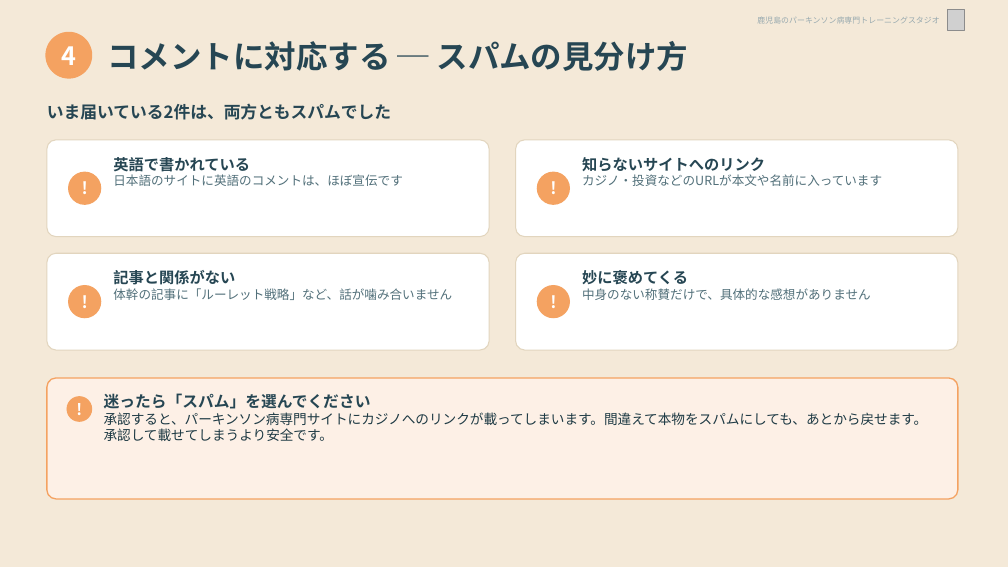
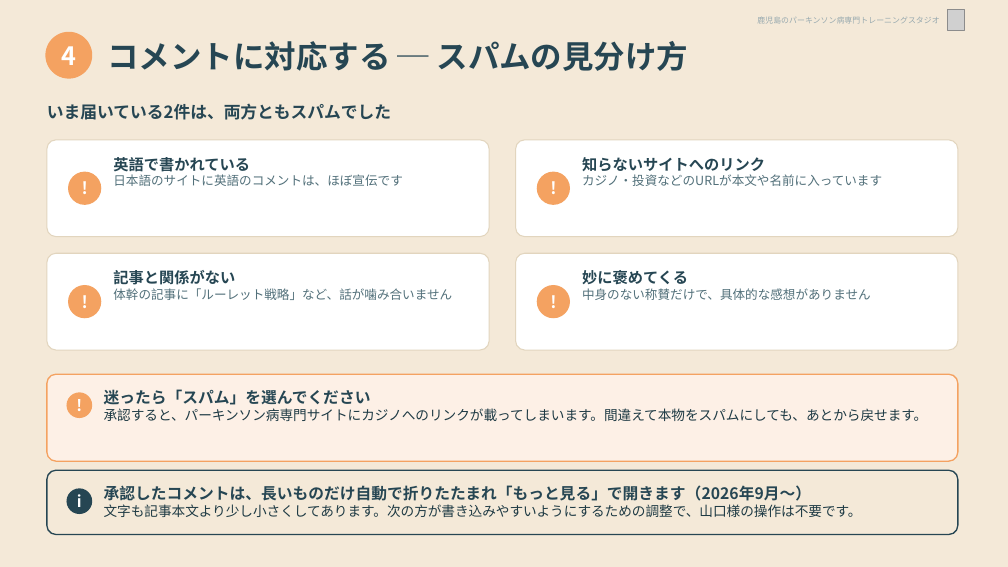
Before and after one commit to Kkenjis/dev-aspath-life, a slide deck: slide 12 of _wp移行素材/★引継ぎ資料/★ASPATH_サイト運用マニュアル_基本編.pptx. Drawn at 1008x567 pixels with LibreOffice and Linux fonts; fonts in the diff are those of the drawing; grey boxes stand for pictures. Boxes give left, top, right and bottom in pixels: in the first picture for what was removed or moved away, otherwise in the second. Text is boxed around its words. In the diff, an @@ line names an element or a change of style, - is before the commit and + after.

```diff
--- a/_wp移行素材/★引継ぎ資料/★ASPATH_サイト運用マニュアル_基本編.pptx
+++ b/_wp移行素材/★引継ぎ資料/★ASPATH_サイト運用マニュアル_基本編.pptx
@@ rounded rectangle: place and size @@
-rounded rectangle at [47,378,958,499]
+rounded rectangle at [47,374,958,461]
@@ rounded rectangle at [47,374,958,461]: proportions changed @@
@@ ellipse: place and size @@
-ellipse at [67,396,92,422]
+ellipse at [67,392,92,418]
@@ text "!": place and size @@
-text "!" at [67,396,92,422]
+text "!" at [67,392,92,418]
@@ text at [104,408,928,421]: text changed @@
-承認すると、パーキンソン病専門サイトにカジノへのリンクが載ってしまいます。間違えて本物をスパムにしても、あとから戻せます。承認して載せてしまうより安全です。
+承認すると、パーキンソン病専門サイトにカジノへのリンクが載ってしまいます。間違えて本物をスパムにしても、あとから戻せます。
@@ rounded rectangle added at [47,470,958,535], fill #F4E9D8, outline #264653 1.25 pt @@
@@ ellipse added at [67,488,92,514], fill #264653 @@
@@ text added at [77,494,82,507], 15 pt, text #FFFFFF, bold @@
+i
@@ text added at [104,485,862,517], 13 pt, text #1E3A44 @@
+承認したコメントは、長いものだけ自動で折りたたまれ「もっと見る」で開きます（2026年9月〜）
+文字も記事本文より少し小さくしてあります。次の方が書き込みやすいようにするための調整で、山口様の操作は不要です。
```
Also in this commit, not shown: 2 other slides changed, 9 other files.
